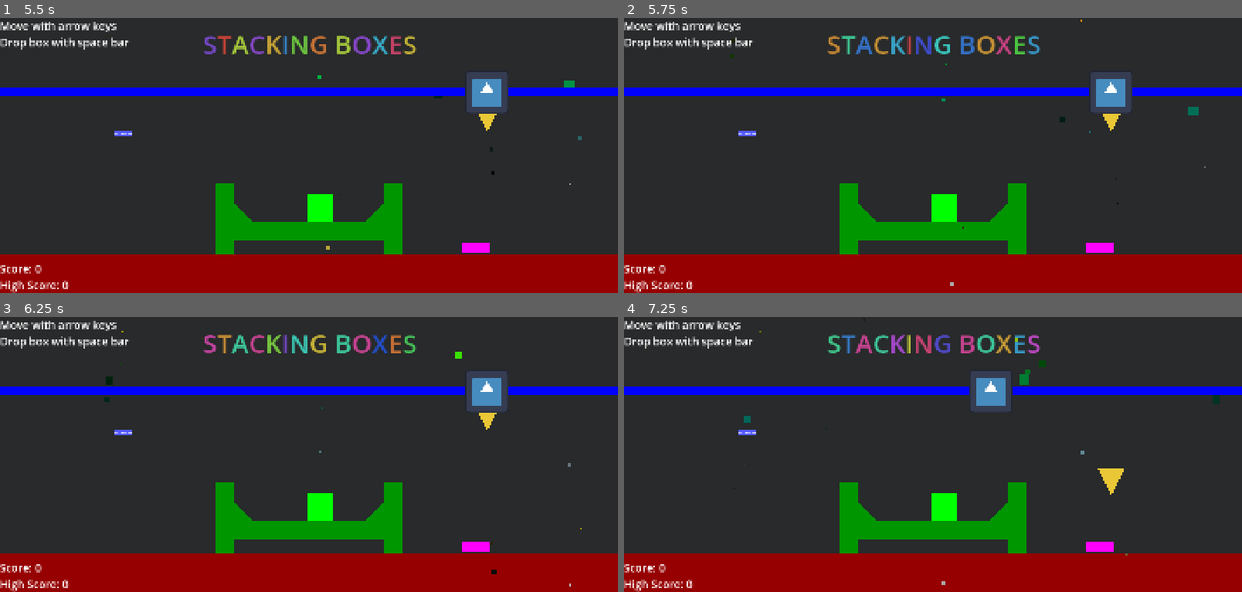
Above: before the commit, frames 1-4 (two rows, left to right).
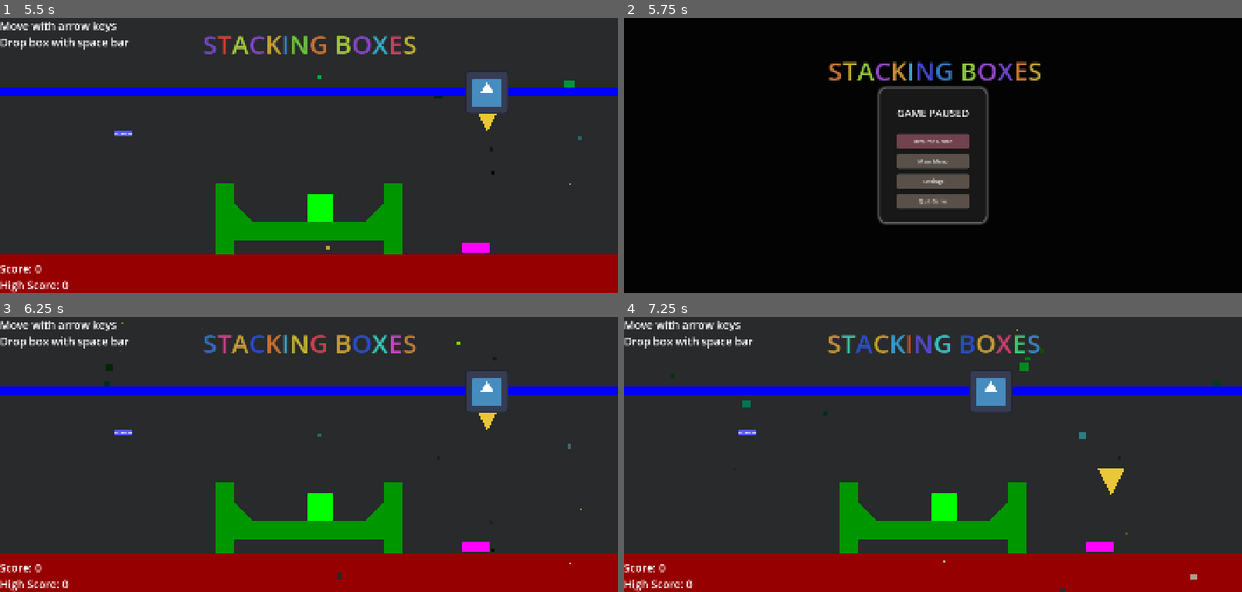
Above: after the commit, the same moments.

Repository: Bropi/StackingBoxes
Game: Godot game, scene res://src/main/main.tscn
Same seed, same stepped clock (60 frames per second), same inputs: the game is played once before the commit and once after it. The engine's default icon, where the game draws it, is replaced by a stand-in: a white triangle on a blue panel in a dark square.
Inputs (mouse positions are in pixels of both pictures, inside the frame that each line leads up to):
- Up to frame 1 (5.5 s): click "Settings" at 0.5 s; click "Start Game" at 1.25 s; move the mouse to (444, 141) at 2.02 s; hold D (move_right) 2.03-3.53 s; tap Space (drop_box) every 0.75 s from 2.1 to 5.1 s; move the mouse to (185, 169) at 2.77 s; move the mouse to (370, 95) at 3.52 s; hold A (move_left) 3.53-4.28 s; move the mouse to (278, 210) at 4.27 s; hold D (move_right) from 4.28 s (still down); move the mouse to (494, 196) at 5.02 s
- Up to frame 2 (5.75 s): keep holding D (move_right); tap Escape (pause, bound only after the commit) at 5.65 s
- Up to frame 3 (6.25 s): release D (move_right) at 5.75 s; click (309, 440) at 5.75 s, where only the run after the commit has a clickable "Resume Game"
- Up to frame 4 (7.25 s): move the mouse to (747, 413) at 6.52 s; hold A (move_left) from 6.53 s (still down); tap Space (drop_box) at 6.6 s

Frame 1 is identical in both runs. In frame 2, 95% of the frame differs, in the area x 0-100%, y 0-100%; in frame 3, 1.3%; in frame 4, 1.5%.

Commit message:
pause game implemented
pause game with escape.
overlay menu control scene with options to resume, go to main menu or quit the game
pause button = esc

Diff:
--- a/project.godot
+++ b/project.godot
@@ -70,3 +70,8 @@
 , Object(InputEventKey,"resource_local_to_scene":false,"resource_name":"","device":-1,"window_id":0,"alt_pressed":false …(186 unchanged characters)…
 ]
 }
+pause={
+"deadzone": 0.2,
+"events": [Object(InputEventKey,"resource_local_to_scene":false,"resource_name":"","device":-1,"window_id":0,"alt_pressed":false,"shift_pressed":false,"ctrl_pressed":false,"meta_pressed":false,"pressed":false,"keycode":0,"physical_keycode":4194305,"key_label":0,"unicode":0,"location":0,"echo":false,"script":null)
+]
+}
--- a/src/levels/level.gd
+++ b/src/levels/level.gd
@@ -2,9 +2,10 @@
 
 signal reload_scene
 
+@onready var camera_2d: Camera2D = $PausableNode/Camera2D
 @onready var hitmarker: ColorRect = $CanvasLayer/Hitmarker
-@onready var camera_2d: Camera2D = $Camera2D
 @onready var score_label: Label = $CanvasLayer/ScoreLabel
+@onready var pause_game_menu: Control = $CanvasLayer/PauseGameMenu
 
 var scene_reloading: bool = false
 
@@ -15,6 +16,12 @@
 		GameData.high_score = save.high_score
 
 	score_label.text = "Score: %d\nHigh Score: %d" % [GameData.score, GameData.high_score]
+
+func _process(_delta: float) -> void:
+	if Input.is_action_just_pressed("pause"):
+		get_tree().paused = !get_tree().paused
+		pause_game_menu.visible = true
+
 
 # reload the scene after a box has been dropped on the ground
 func _on_area_2d_body_entered(_body: Node2D) -> void:
--- a/src/levels/level.tscn
+++ b/src/levels/level.tscn
@@ -1,8 +1,9 @@
-[gd_scene load_steps=9 format=3 uid="uid://ufp4l1t8n5cv"]
+[gd_scene load_steps=10 format=3 uid="uid://ufp4l1t8n5cv"]
 
 [ext_resource type="Script" uid="uid://vav5fwxefp8d" path="res://src/levels/level.gd" id="1_aeuny"]
 [ext_resource type="PackedScene" uid="uid://dx03d1pbdsrvk" path="res://src/characters/player/player.tscn" id="1_g8rii"]
 [ext_resource type="PackedScene" uid="uid://bfssx2jgauwvm" path="res://src/levels/camera.tscn" id="2_ub47v"]
+[ext_resource type="PackedScene" uid="uid://de8oc7teccqdt" path="res://src/ui/pause_game_menu.tscn" id="4_7umm5"]
 
 [sub_resource type="RectangleShape2D" id="RectangleShape2D_aeuny"]
 size = Vector2(1142, 10)
@@ -23,9 +24,13 @@
 [sub_resource type="Gradient" id="Gradient_8tcek"]
 
 [node name="level" type="Node2D"]
+process_mode = 3
 script = ExtResource("1_aeuny")
 
-[node name="ColorRect" type="ColorRect" parent="."]
+[node name="PausableNode" type="Node2D" parent="."]
+process_mode = 1
+
+[node name="ColorRect" type="ColorRect" parent="PausableNode"]
 offset_left = -687.99994
 offset_top = -328.0
 offset_right = -647.99994
@@ -33,66 +38,66 @@
 scale = Vector2(63.192528, 31.197004)
 color = Color(0.15906177, 0.16371444, 0.16836713, 1)
 
-[node name="Surfaces" type="Node2D" parent="."]
+[node name="Surfaces" type="Node2D" parent="PausableNode"]
 
-[node name="Table" type="StaticBody2D" parent="Surfaces"]
+[node name="Table" type="StaticBody2D" parent="PausableNode/Surfaces"]
 position = Vector2(576, 512)
 scale = Vector2(1.6978406, 1.6978406)
 
-[node name="PolygonTable" type="Polygon2D" parent="Surfaces/Table"]
+[node name="PolygonTable" type="Polygon2D" parent="PausableNode/Surfaces/Table"]
 position = Vector2(-576, -512)
 color = Color(0, 0.5882353, 0, 1)
 polygon = PackedVector2Array(416, 448, 448, 448, 448, 480, 480, 512, 672, 512, 704, 480, 704, 448, 736, 448, 736, 544, 736, 608, 704, 608, 704, 544, 448, 544, 448, 608, 416, 608)
 
-[node name="CollisionPolygon2D" type="CollisionPolygon2D" parent="Surfaces/Table"]
+[node name="CollisionPolygon2D" type="CollisionPolygon2D" parent="PausableNode/Surfaces/Table"]
 position = Vector2(-576, -512)
 polygon = PackedVector2Array(416, 448, 448, 448, 448, 480, 480, 512, 672, 512, 704, 480, 704, 448, 736, 448, 736, 608, 704, 608, 704, 544, 448, 544, 448, 608, 416, 608)
 
-[node name="Ground" type="StaticBody2D" parent="Surfaces"]
+[node name="Ground" type="StaticBody2D" parent="PausableNode/Surfaces"]
 position = Vector2(568, 608)
 scale = Vector2(2.069523, 3.2227168)
 
-[node name="PolygonGround" type="Polygon2D" parent="Surfaces/Ground"]
+[node name="PolygonGround" type="Polygon2D" parent="PausableNode/Surfaces/Ground"]
 position = Vector2(8, 0)
 color = Color(0.5882353, 0, 0, 1)
 polygon = PackedVector2Array(-576, 0, 576, 0, 576, 80, -576, 80)
 
-[node name="CollisionShape" type="CollisionShape2D" parent="Surfaces/Ground"]
+[node name="CollisionShape" type="CollisionShape2D" parent="PausableNode/Surfaces/Ground"]
 position = Vector2(5, 3)
 shape = SubResource("RectangleShape2D_aeuny")
 debug_color = Color(4.813075e-07, 0.6235668, 0.5393091, 0.41960785)
 
-[node name="Area2D" type="Area2D" parent="Surfaces/Ground"]
+[node name="Area2D" type="Area2D" parent="PausableNode/Surfaces/Ground"]
 position = Vector2(0, -16)
 collision_layer = 0
 collision_mask = 4
 
-[node name="CollisionShape2" type="CollisionShape2D" parent="Surfaces/Ground/Area2D"]
+[node name="CollisionShape2" type="CollisionShape2D" parent="PausableNode/Surfaces/Ground/Area2D"]
 position = Vector2(8, 0)
 shape = SubResource("RectangleShape2D_7umm5")
 
-[node name="Edges" type="Node2D" parent="Surfaces"]
+[node name="Edges" type="Node2D" parent="PausableNode/Surfaces"]
 position = Vector2(576, 0)
 
-[node name="edges" type="StaticBody2D" parent="Surfaces/Edges"]
+[node name="edges" type="StaticBody2D" parent="PausableNode/Surfaces/Edges"]
 position = Vector2(-592, 128)
 collision_layer = 2
 collision_mask = 2
 
-[node name="CollisionPolygon2D" type="CollisionPolygon2D" parent="Surfaces/Edges/edges"]
+[node name="CollisionPolygon2D" type="CollisionPolygon2D" parent="PausableNode/Surfaces/Edges/edges"]
 scale = Vector2(1.0055482, 1)
 polygon = PackedVector2Array(16, -128, 16, 568, 1168, 568, 1168, -128, 1168, -192, 1232, -192, 1232, 648, -48, 648, -48, -192, 16, -192)
 
-[node name="Player" parent="." instance=ExtResource("1_g8rii")]
+[node name="Player" parent="PausableNode" instance=ExtResource("1_g8rii")]
 z_index = 10
 position = Vector2(576, 136)
 
-[node name="Camera2D" parent="." node_paths=PackedStringArray("target") instance=ExtResource("2_ub47v")]
+[node name="Camera2D" parent="PausableNode" node_paths=PackedStringArray("target") instance=ExtResource("2_ub47v")]
 position = Vector2(576, 320)
 position_smoothing_enabled = true
 target = NodePath("../Player")
 
-[node name="MarginContainer" type="MarginContainer" parent="Camera2D"]
+[node name="MarginContainer" type="MarginContainer" parent="PausableNode/Camera2D"]
 custom_minimum_size = Vector2(0, 100)
 anchors_preset = 8
 anchor_left = 0.5
@@ -106,12 +111,26 @@
 grow_horizontal = 2
 grow_vertical = 2
 
-[node name="RichTextLabel" type="RichTextLabel" parent="Camera2D/MarginContainer"]
+[node name="RichTextLabel" type="RichTextLabel" parent="PausableNode/Camera2D/MarginContainer"]
 layout_mode = 2
 theme_override_font_sizes/normal_font_size = 75
 bbcode_enabled = true
 text = "[rainbow freq=1.0 sat=0.8 val=0.8pulse freq=1.5][shake rate=20.0 level=5 connected=1] STACKING BOXES"
 vertical_alignment = 3
+
+[node name="CPUParticles2D" type="CPUParticles2D" parent="PausableNode"]
+position = Vector2(576, -240)
+amount = 50
+lifetime = 5.0
+emission_shape = 3
+emission_rect_extents = Vector2(1000, 1)
+gravity = Vector2(0, 100)
+initial_velocity_max = 1.0
+scale_amount_min = 0.0
+scale_amount_max = 31.93
+scale_amount_curve = SubResource("Curve_aeuny")
+color_ramp = SubResource("Gradient_7umm5")
+color_initial_ramp = SubResource("Gradient_8tcek")
 
 [node name="CanvasLayer" type="CanvasLayer" parent="."]
 
@@ -143,20 +162,9 @@
 grow_vertical = 2
 color = Color(1, 0, 0, 1)
 
-[node name="CPUParticles2D" type="CPUParticles2D" parent="."]
-position = Vector2(576, -240)
-amount = 50
-lifetime = 5.0
-emission_shape = 3
-emission_rect_extents = Vector2(1000, 1)
-gravity = Vector2(0, 100)
-initial_velocity_max = 1.0
-scale_amount_min = 0.0
-scale_amount_max = 31.93
-scale_amount_curve = SubResource("Curve_aeuny")
-color_ramp = SubResource("Gradient_7umm5")
-color_initial_ramp = SubResource("Gradient_8tcek")
+[node name="PauseGameMenu" parent="CanvasLayer" instance=ExtResource("4_7umm5")]
+visible = false
 
-[connection signal="reload_scene" from="." to="Player" method="_on_level_reload_scene"]
-[connection signal="body_entered" from="Surfaces/Ground/Area2D" to="." method="_on_area_2d_body_entered"]
-[connection signal="camera_limit" from="Camera2D" to="." method="_on_camera_2d_camera_limit"]
+[connection signal="reload_scene" from="." to="PausableNode/Player" method="_on_level_reload_scene"]
+[connection signal="body_entered" from="PausableNode/Surfaces/Ground/Area2D" to="." method="_on_area_2d_body_entered"]
+[connection signal="camera_limit" from="PausableNode/Camera2D" to="." method="_on_camera_2d_camera_limit"]
--- /dev/null
+++ b/src/ui/pause_game_menu.gd
@@ -0,0 +1,21 @@
+extends Control
+
+
+func _on_resume_game_button_pressed() -> void:
+	get_tree().paused = false
+	visible = false
+
+
+func _on_main_menu_button_pressed() -> void:
+	get_tree().paused = false
+	visible = false
+	SceneSwitcher.switch_to_scene("res://src/ui/start_game_menu.tscn")
+
+
+
+func _on_settings_button_pressed() -> void:
+	pass # Replace with function body.
+
+
+func _on_quit_game_button_pressed() -> void:
+	get_tree().quit()
--- /dev/null
+++ b/src/ui/pause_game_menu.tscn
@@ -0,0 +1,168 @@
+[gd_scene load_steps=7 format=3 uid="uid://de8oc7teccqdt"]
+
+[ext_resource type="Script" uid="uid://br2oldaw8iljp" path="res://src/ui/pause_game_menu.gd" id="1_1oim2"]
+[ext_resource type="Theme" uid="uid://cyxxc324mb2a8" path="res://src/ui/my_theme.tres" id="2_6mohf"]
+[ext_resource type="Script" uid="uid://ikwn3mhw0jte" path="res://src/ui/animation_component.gd" id="3_8fcdj"]
+
+[sub_resource type="Curve" id="Curve_mbvm6"]
+_data = [Vector2(0.034883723, 0.056179762), 0.0, 0.0, 0, 0, Vector2(0.1918605, 0.9662922), 0.0, 0.0, 0, 0, Vector2(0.37790704, 0.15730345), 0.0, 0.0, 0, 0, Vector2(0.5348838, 0.9662922), 0.0, 0.0, 0, 0, Vector2(0.72674423, 0.1685394), 0.0, 0.0, 0, 0, Vector2(0.94767445, 0.9887641), 2.244292, 0.0, 0, 0]
+point_count = 6
+
+[sub_resource type="Gradient" id="Gradient_cd8gu"]
+interpolation_mode = 2
+interpolation_color_space = 2
+offsets = PackedFloat32Array(0, 0.11643836, 0.19863014, 0.33561644, 0.47260273, 0.6164383, 0.7123288, 0.79452056, 0.8630137, 1)
+colors = PackedColorArray(1, 1, 0.92941177, 1, 0.99607843, 0, 0, 1, 0.74509805, 0, 0.6901961, 1, 1, 0.48235294, 0, 1, 0, 0.9607843, 0, 1, 0, 0.5411765, 0.5137255, 1, 0.70547944, 0.70547944, 0.70547944, 1, 0.9237525, 0.8141474, 0, 1, 0.85975206, 0.85975206, 0.85975206, 1, 0, 0, 1, 1)
+
+[sub_resource type="Gradient" id="Gradient_uejg1"]
+
+[node name="PauseGameMenu" type="Control"]
+process_mode = 2
+layout_mode = 3
+anchors_preset = 15
+anchor_right = 1.0
+anchor_bottom = 1.0
+grow_horizontal = 2
+grow_vertical = 2
+script = ExtResource("1_1oim2")
+
+[node name="ColorRect" type="ColorRect" parent="."]
+layout_mode = 1
+anchors_preset = 15
+anchor_right = 1.0
+anchor_bottom = 1.0
+grow_horizontal = 2
+grow_vertical = 2
+color = Color(0.012617188, 0.012617188, 0.012617188, 1)
+
+[node name="CPUParticles2D" type="CPUParticles2D" parent="ColorRect"]
+position = Vector2(950, 0)
+amount = 150
+lifetime = 5.0
+emission_shape = 3
+emission_rect_extents = Vector2(1000, 1)
+gravity = Vector2(0, 100)
+initial_velocity_max = 1.0
+scale_amount_min = 0.0
+scale_amount_max = 31.93
+scale_amount_curve = SubResource("Curve_mbvm6")
+color_ramp = SubResource("Gradient_cd8gu")
+color_initial_ramp = SubResource("Gradient_uejg1")
+
+[node name="CPUParticlesMiddle" type="CPUParticles2D" parent="ColorRect"]
+position = Vector2(950, 1076)
+amount = 150
+lifetime = 5.0
+emission_shape = 3
+emission_rect_extents = Vector2(300, 1)
+gravity = Vector2(0, -100)
+initial_velocity_max = 1.0
+scale_amount_min = 0.0
+scale_amount_max = 31.93
+scale_amount_curve = SubResource("Curve_mbvm6")
+color_ramp = SubResource("Gradient_cd8gu")
+color_initial_ramp = SubResource("Gradient_uejg1")
+
+[node name="CenterContainer" type="CenterContainer" parent="."]
+custom_minimum_size = Vector2(400, 100)
+layout_mode = 1
+anchors_preset = 15
+anchor_right = 1.0
+anchor_bottom = 1.0
+grow_horizontal = 2
+grow_vertical = 2
+
+[node name="PanelContainer" type="PanelContainer" parent="CenterContainer"]
+custom_minimum_size = Vector2(300, 0)
+layout_mode = 2
+theme = ExtResource("2_6mohf")
+
+[node name="VBoxContainer" type="VBoxContainer" parent="CenterContainer/PanelContainer"]
+layout_mode = 2
+
+[node name="Label" type="Label" parent="CenterContainer/PanelContainer/VBoxContainer"]
+layout_mode = 2
+theme = ExtResource("2_6mohf")
+text = "GAME PAUSED"
+horizontal_alignment = 1
+
+[node name="ResumeGameButton" type="Button" parent="CenterContainer/PanelContainer/VBoxContainer"]
+layout_mode = 2
+theme = ExtResource("2_6mohf")
+theme_type_variation = &"NewGameButton"
+text = "Resume Game"
+
+[node name="AnimationComponent" type="Node" parent="CenterContainer/PanelContainer/VBoxContainer/ResumeGameButton"]
+script = ExtResource("3_8fcdj")
+hover_scale = Vector2(1.2, 1.2)
+time = 0.2
+transition_type = 10
+metadata/_custom_type_script = "uid://ikwn3mhw0jte"
+
+[node name="MainMenuButton" type="Button" parent="CenterContainer/PanelContainer/VBoxContainer"]
+layout_mode = 2
+theme = ExtResource("2_6mohf")
+theme_type_variation = &"FlatButton"
+text = "Main Menu
+"
+
+[node name="AnimationComponent2" type="Node" parent="CenterContainer/PanelContainer/VBoxContainer/MainMenuButton"]
+script = ExtResource("3_8fcdj")
+hover_scale = Vector2(1.2, 1.2)
+time = 0.2
+transition_type = 10
+metadata/_custom_type_script = "uid://ikwn3mhw0jte"
+
+[node name="SettingsButton" type="Button" parent="CenterContainer/PanelContainer/VBoxContainer"]
+layout_mode = 2
+theme = ExtResource("2_6mohf")
+theme_type_variation = &"FlatButton"
+text = "Settings
+"
+
+[node name="AnimationComponent2" type="Node" parent="CenterContainer/PanelContainer/VBoxContainer/SettingsButton"]
+script = ExtResource("3_8fcdj")
+hover_scale = Vector2(1.2, 1.2)
+time = 0.2
+transition_type = 10
+metadata/_custom_type_script = "uid://ikwn3mhw0jte"
+
+[node name="QuitGameButton" type="Button" parent="CenterContainer/PanelContainer/VBoxContainer"]
+layout_mode = 2
+theme = ExtResource("2_6mohf")
+theme_type_variation = &"FlatButton"
+text = "Quit Game"
+
+[node name="AnimationComponent3" type="Node" parent="CenterContainer/PanelContainer/VBoxContainer/QuitGameButton"]
+script = ExtResource("3_8fcdj")
+hover_scale = Vector2(1.2, 1.2)
+time = 0.2
+transition_type = 10
+metadata/_custom_type_script = "uid://ikwn3mhw0jte"
+
+[node name="MarginContainer" type="MarginContainer" parent="."]
+custom_minimum_size = Vector2(0, 100)
+layout_mode = 1
+anchors_preset = 8
+anchor_left = 0.5
+anchor_top = 0.5
+anchor_right = 0.5
+anchor_bottom = 0.5
+offset_left = -324.0
+offset_top = -299.0
+offset_right = 326.0
+offset_bottom = -149.0
+grow_horizontal = 2
+grow_vertical = 2
+
+[node name="RichTextLabel" type="RichTextLabel" parent="MarginContainer"]
+layout_mode = 2
+theme_override_font_sizes/normal_font_size = 75
+bbcode_enabled = true
+text = "[rainbow freq=1.0 sat=0.8 val=0.8pulse freq=2.5][shake rate=20.0 level=5 connected=1] STACKING BOXES"
+vertical_alignment = 3
+
+[connection signal="pressed" from="CenterContainer/PanelContainer/VBoxContainer/ResumeGameButton" to="." method="_on_resume_game_button_pressed"]
+[connection signal="pressed" from="CenterContainer/PanelContainer/VBoxContainer/MainMenuButton" to="." method="_on_main_menu_button_pressed"]
+[connection signal="pressed" from="CenterContainer/PanelContainer/VBoxContainer/SettingsButton" to="." method="_on_settings_button_pressed"]
+[connection signal="pressed" from="CenterContainer/PanelContainer/VBoxContainer/QuitGameButton" to="." method="_on_quit_game_button_pressed"]
Not shown, added: src/ui/pause_game_menu.gd.uid
